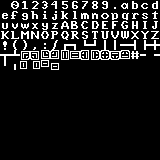
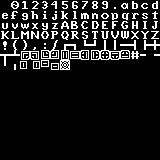
The second (160, 160) image is a revision of the first. Changes to its layers:
painted on "Background" over (60, 60, 70, 70)
